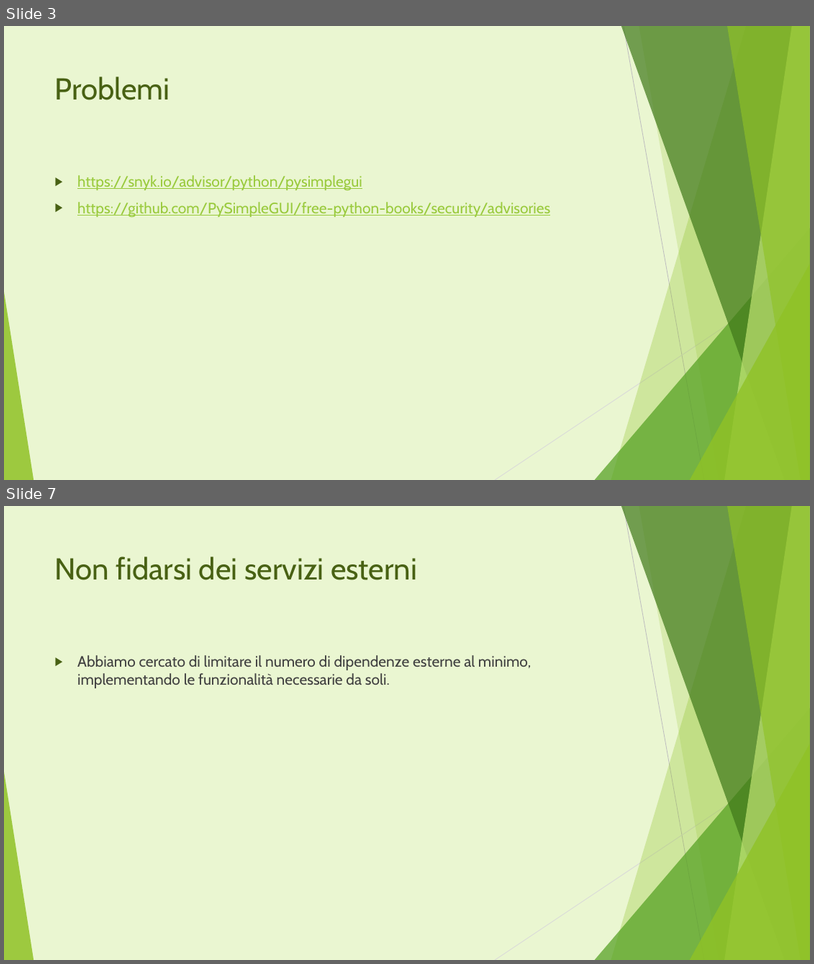
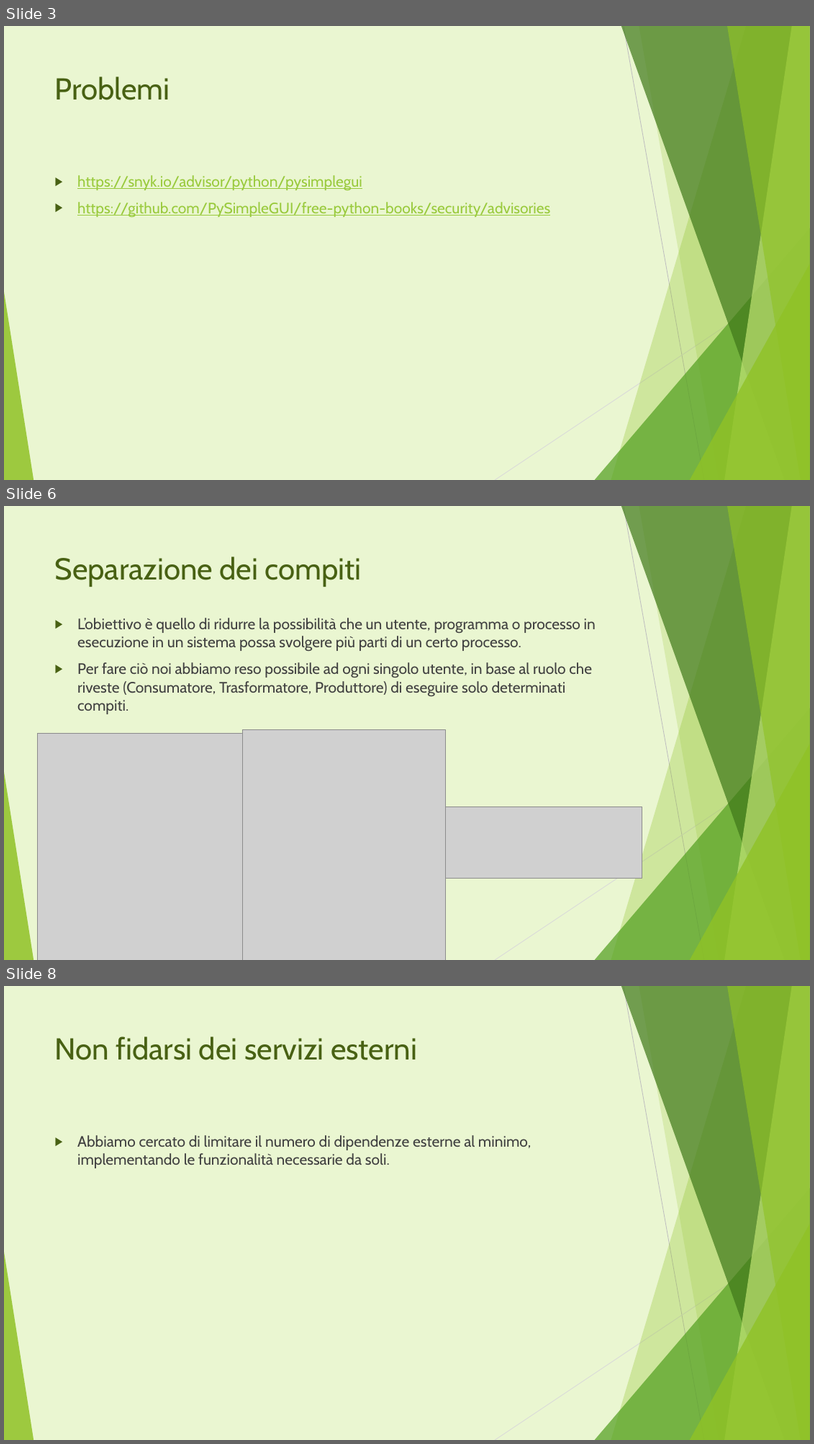
Before and after one commit to ChiaraAmalia/solidityproj, a slide deck: documenti/Footprint calculator.pptx. Shown one above the other, each under a label of ours: slides 3 and 7 before the commit, slides 3, 6 and 8 after it; the slides between them are not shown. The pictures are 814x964 and 814x1444 pixels, drawn with LibreOffice and Linux fonts; fonts in the diff are those of the drawing; grey boxes stand for pictures. Boxes give left, top, right and bottom in pixels: in the first picture for what was removed or moved away, otherwise in the second. Text is boxed around its words. In the diff, an @@ line names an element or a change of style, - is before the commit and + after.

```diff
--- a/documenti/Footprint calculator.pptx
+++ b/documenti/Footprint calculator.pptx
@@ slide 6 added at (4,506,810,960), background #EAF6D1; not listed: 10 template elements that a slide beside it also shows @@
@@ title added at (55,556,362,587), 36 pt, text #486113 @@
+Separazione dei compiti
@@ text added at (77,618,596,714), 18 pt, text #404040 @@
+▶ L’obiettivo è quello di ridurre la possibilità che un utente, programma o processo in esecuzione in un sistema possa svolgere più parti di un certo processo.
+▶ Per fare ciò noi abbiamo reso possibile ad ogni singolo utente, in base al ruolo che riveste (Consumatore, Trasformatore, Produttore) di eseguire solo determinati compiti.
@@ picture added at (38,733,248,960) @@
@@ picture added at (242,729,445,960) @@
@@ picture added at (445,807,642,878) @@
@@ what was slide 7 is now slide 8 @@
```
Also in this commit, not shown: 5 slides changed.
